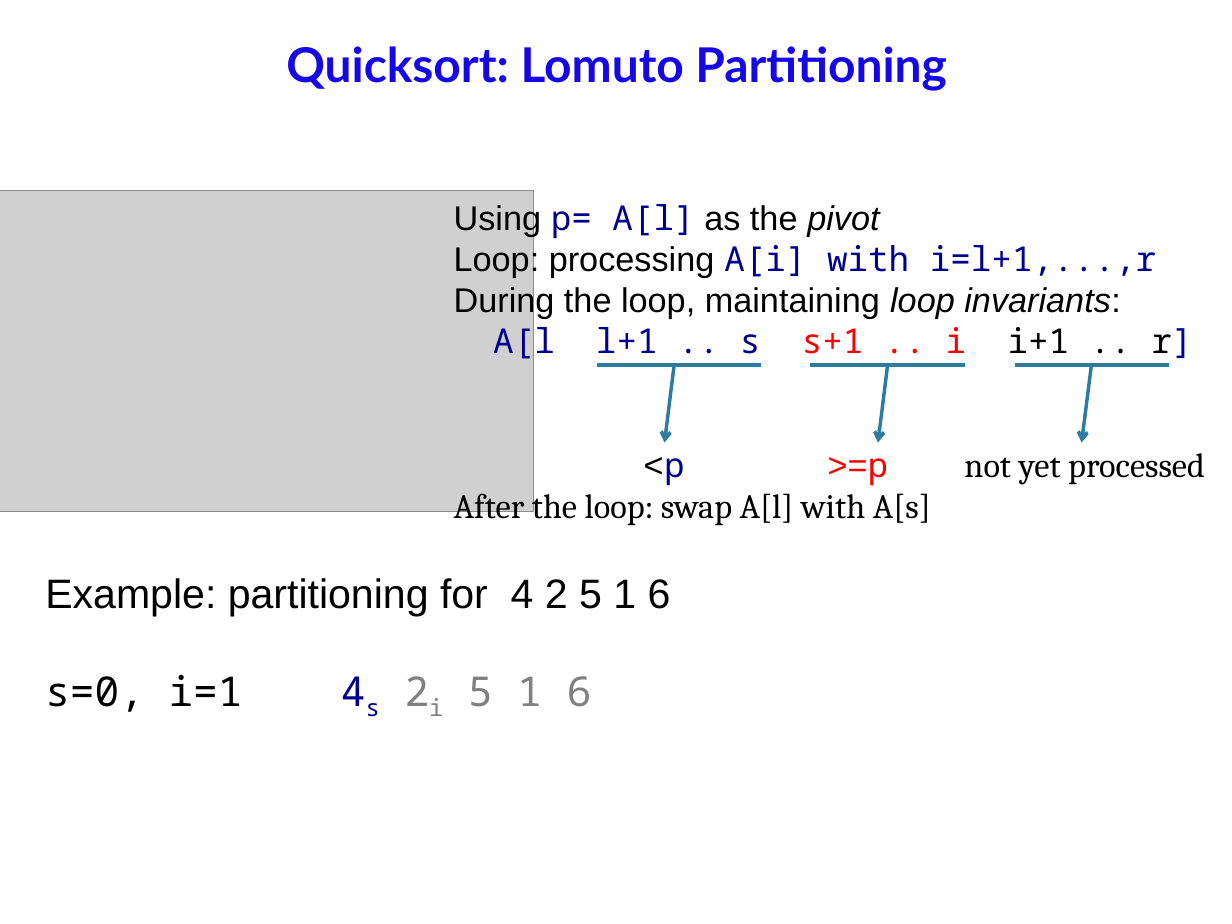
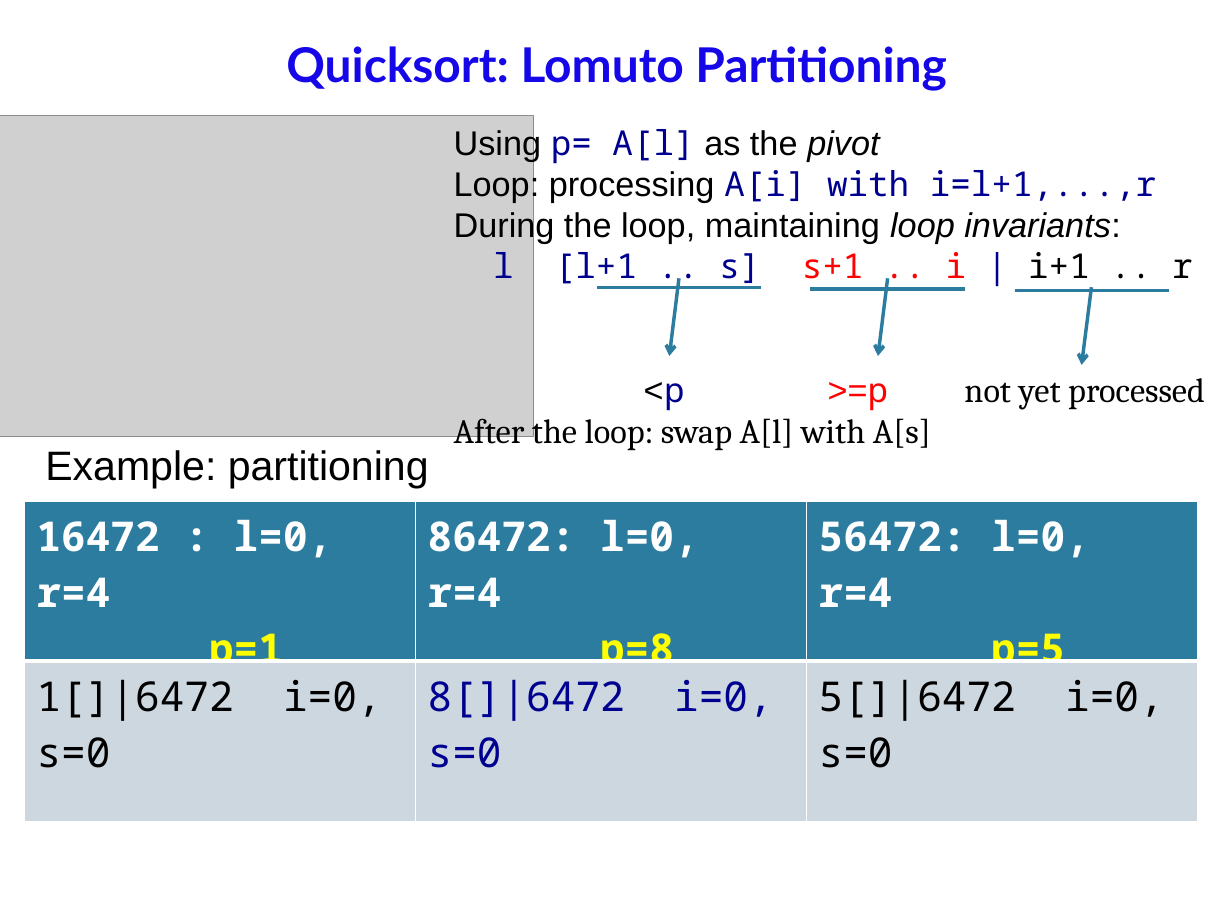
Before and after one commit to anhvir/c207, a slide deck: slide 14 of ws8.pptx. Drawn at 1232x924 pixels with LibreOffice and Linux fonts; fonts in the diff are those of the drawing; grey boxes stand for pictures; background and template pictures are left out. Boxes give left, top, right and bottom in pixels: in the first picture for what was removed or moved away, otherwise in the second. Text is boxed around its words. In the diff, an @@ line names an element or a change of style, - is before the commit and + after.

```diff
--- a/ws8.pptx
+++ b/ws8.pptx
@@ text at (493, 252, 1193, 288): text changed @@
-A[l l+1 .. s s+1 .. i i+1 .. r]
+l [l+1 .. s] s+1 .. i | i+1 .. r
@@ line moved from (596, 365) - (761, 365) to (596, 287) - (761, 287) @@
@@ arrow moved from (674, 365) - (664, 442) to (679, 278) - (669, 356) @@
@@ 2 lines, 1 picture, 1 text: place and size @@
-2 lines, 1 picture, 1 text at (0, 191, 1205, 526)
+2 lines, 1 picture, 1 text at (0, 116, 1205, 451)
@@ arrow moved from (887, 365) - (878, 442) to (887, 278) - (878, 356) @@
@@ arrow moved from (1092, 365) - (1082, 442) to (1092, 287) - (1082, 365) @@
@@ text at (45, 450, 429, 489): text changed @@
-Example: partitioning for 4 2 5 1 6
-s=0, i=1 4s 2i 5 1 6
+Example: partitioning
@@ table added at (25, 501, 1196, 772), 2 rows, 3 columns @@
+16472 : l=0, r=4 / p=1 | 86472: l=0, r=4 / p=8 | 56472: l=0, r=4 / p=5
+1[]|6472 i=0, s=0 | 8[]|6472 i=0, s=0 | 5[]|6472 i=0, s=0
```
Also in this commit, not shown: 18 other slides changed, 1 slide removed, 2 other files.
